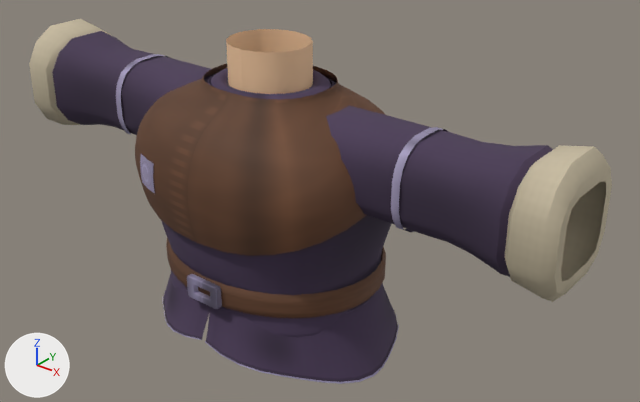
An edit to the glTF model src/assets/models/wardrobe/classes/modular/traje_picaro_eclipse.glb, drawn before and after from the same camera.
One viewpoint serves both versions: a camera (50 mm lens) standing at (1.346, -1.495, 1.895) and looking at (0.101, 0.061, 0.931). Arrows for +X, +Y and +Z are at lower left; the lights stay in place. The first picture is the older version. Vertices at exactly the same position are counted once.

Objects in the first picture: 'medieval-sleeve-l', 'medieval-sleeve-r', 'medieval-tunic', 'suit-upperarm-l' and 1 more.
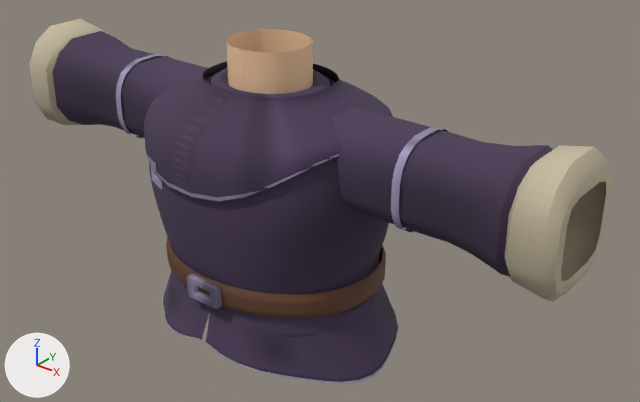
Pixel boxes (x1, y1, x2, y2) of what changed, in the pictures (640 x 402 px; the box of a moved part takes in the faces that stretch with it):
```json
{"object": "medieval-tunic", "change": "reshaped", "before": [135, 29, 399, 384], "after": [144, 29, 399, 384]}
{"part": 1, "of": "me_medieval_tunic", "change": "rebuilt", "before": [135, 64, 385, 256], "after": [144, 61, 393, 202]}
{"part": 2, "of": "me_medieval_tunic", "change": "rebuilt", "before": [140, 154, 155, 193], "after": [145, 151, 163, 190], "on screen": "19% wider"}
{"part": 3, "of": "me_medieval_tunic", "change": "added", "after": [157, 154, 339, 201]}
{"part": 4, "of": "me_medieval_tunic", "change": "moved or reshaped", "before": [161, 74, 215, 314], "after": [149, 74, 215, 314]}
{"part": 5, "of": "me_medieval_tunic", "change": "moved or reshaped", "before": [202, 80, 391, 336], "after": [196, 80, 389, 336]}
```

The change, as JSON lines over the scene's bpy script:
```json
{"block": "me_medieval_tunic", "where": "# used by ob_medieval_tunic; location = (0.0, 0.0, 0.0)"}
{"op": "remove", "block": "me_medieval_tunic", "code": "me_medieval_tunic.from_pydata(...)  # 2814 vertices, 5000 faces; spans x -0.35..0.35, y -0.285..0.271, z 0.57..1.335"}
{"op": "add", "block": "me_medieval_tunic", "code": "me_medieval_tunic.from_pydata(...)  # 2781 vertices, 4872 faces; spans x -0.35..0.35, y -0.276..0.269, z 0.57..1.335"}
{"block": "me_medieval_tunic", "change": "me_medieval_tunic part 1: the loose piece of 528 vertices spanning x -0.347..0.347, y -0.285..0.271, z 0.915..1.245 is rebuilt with 396 vertices and now spans x -0.302..0.302, y -0.276..0.241, z 1.035..1.25, in mat_tunic"}
{"block": "me_medieval_tunic", "change": "me_medieval_tunic part 2: the loose piece of 72 vertices spanning x -0.195..-0.125, y -0.274..-0.247, z 1.008..1.082 is rebuilt with 72 vertices and now spans x -0.195..-0.125, y -0.262..-0.214, z 1.008..1.082"}
{"block": "me_medieval_tunic", "change": "me_medieval_tunic part 3: a new loose piece of 99 vertices spanning x -0.302..0.302, y -0.275..0.241, z 1.037..1.159, in mat_tunictrim"}
{"block": "me_medieval_tunic", "change": "me_medieval_tunic part 4: 262 vertices moved from x -0.335..-0.069, y -0.257..0.257, z 0.728..1.207 to x -0.311..-0.067, y -0.257..0.257, z 0.728..1.207"}
{"block": "me_medieval_tunic", "change": "me_medieval_tunic part 5: 262 vertices moved from x 0.069..0.335, y -0.257..0.257, z 0.728..1.207 to x 0.067..0.311, y -0.257..0.257, z 0.728..1.207"}
```
